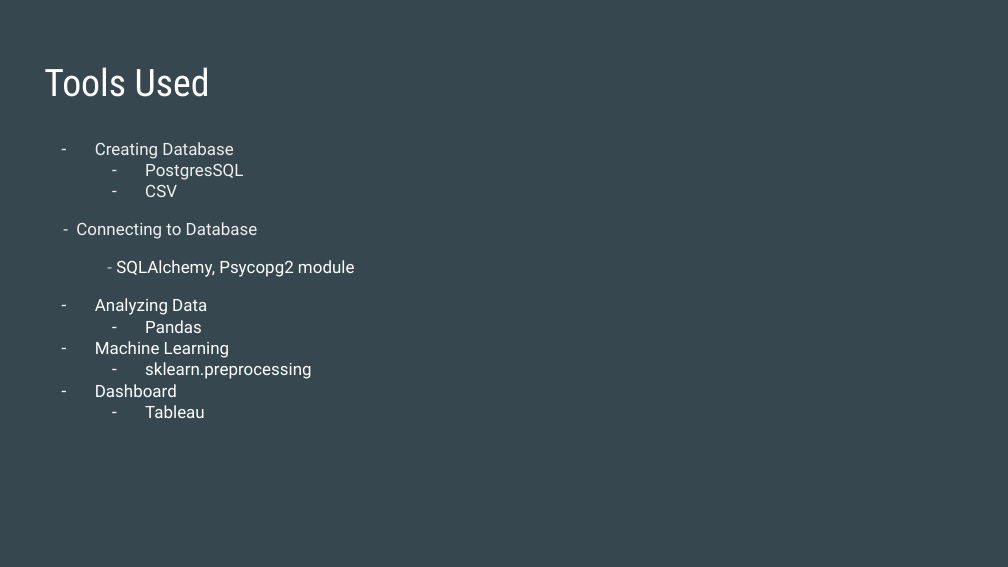
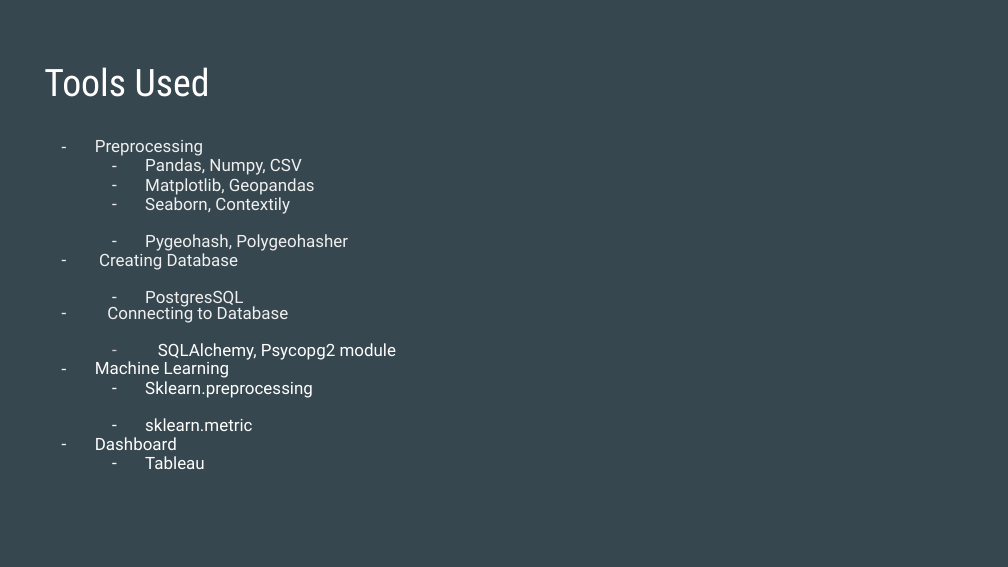
Before and after one commit to daniduce/Final-Project, a slide deck: slide 13 of Weather Patterns.pptx (slide 11 before the commit). Drawn at 1008x567 pixels with LibreOffice and Linux fonts; fonts in the diff are those of the drawing. Boxes give left, top, right and bottom in pixels: in the first picture for what was removed or moved away, otherwise in the second. Text is boxed around its words. In the diff, an @@ line names an element or a change of style, - is before the commit and + after.

```diff
--- a/Weather Patterns.pptx
+++ b/Weather Patterns.pptx
@@ text at (95,140,348,251): paragraphs added @@
+– Preprocessing
+  – Pandas, Numpy, CSV
+  – Matplotlib, Geopandas
+  – Seaborn, Contextily
+  – Pygeohash, Polygeohasher
@@ text at (95,250,243,469): line spacing 1.05 to 0.95; line spacing 1.05 to 1.8 @@
@@ text at (107,304,397,360): text changed @@
-  – CSV
-- Connecting to Database
-- SQLAlchemy, Psycopg2 module
-– Analyzing Data
-  – Pandas
+– Connecting to Database
+  – SQLAlchemy, Psycopg2 module
@@ text at (145,381,313,431): text changed @@
-  – sklearn.preprocessing
+  – Sklearn.preprocessing
+  – sklearn.metric
```
Also in this commit, not shown: 4 other slides changed, 3 slides added, 1 slide removed.
